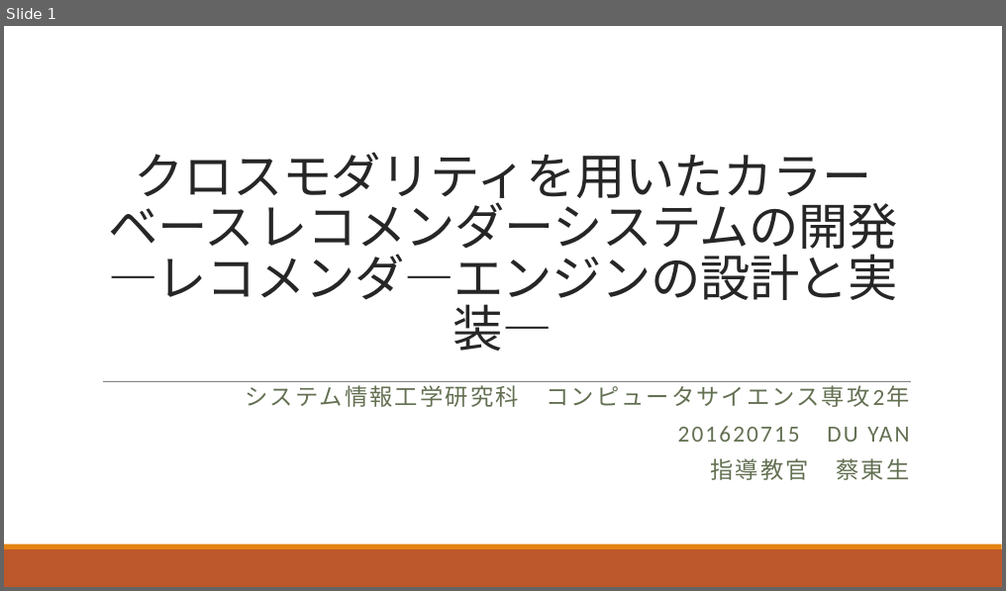
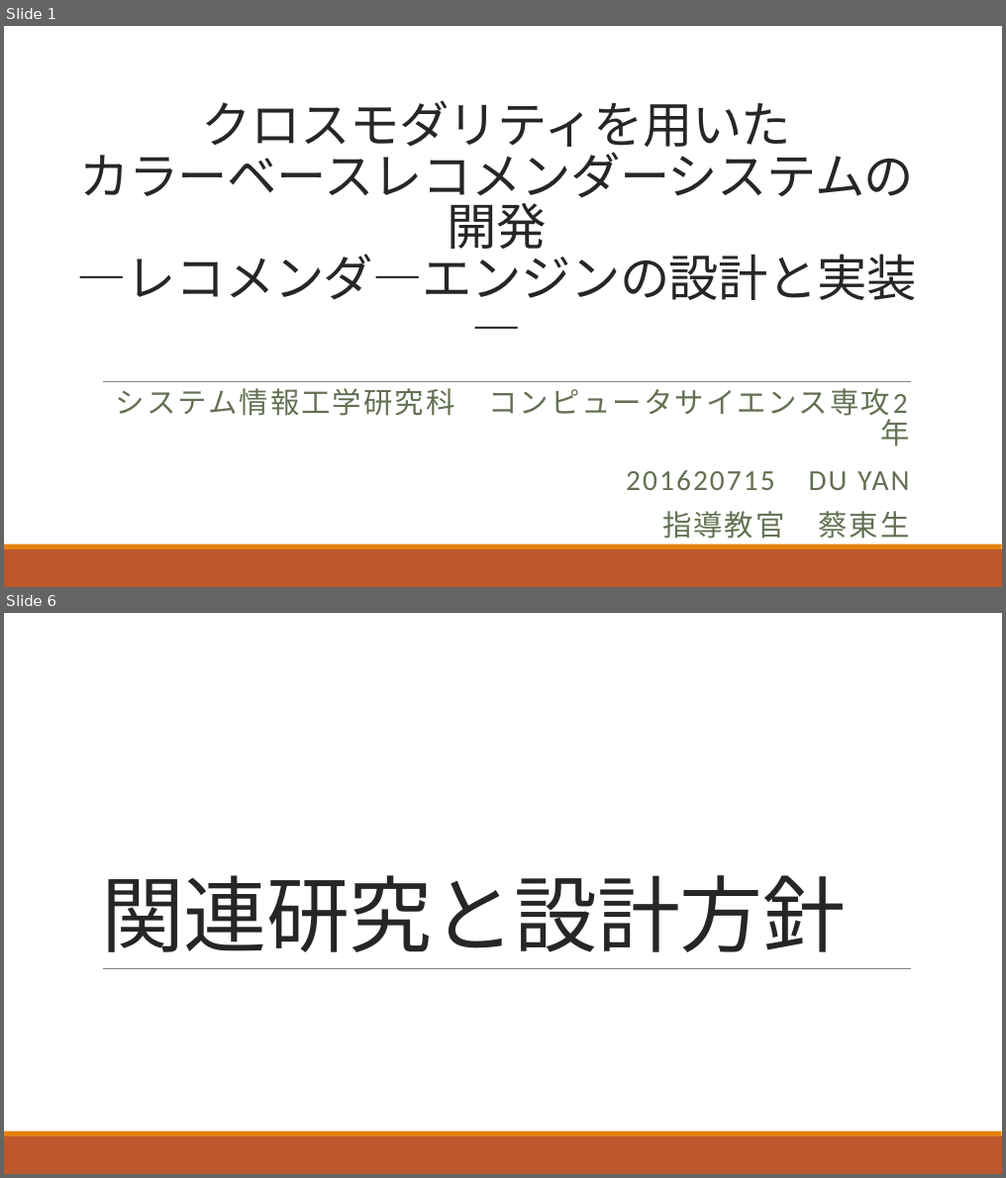
Before and after one commit to we333/m2_paper, a slide deck: 提交材料/プレゼンテーション.pptx. Shown one above the other, each under a label of ours: slide 1 before the commit, slides 1 and 6 after it; the slides between them are not shown. The pictures are 1006x591 and 1006x1178 pixels, drawn with LibreOffice and Linux fonts; fonts in the diff are those of the drawing. Boxes give left, top, right and bottom in pixels: in the first picture for what was removed or moved away, otherwise in the second. Text is boxed around its words. In the diff, an @@ line names an element or a change of style, - is before the commit and + after.

```diff
--- a/提交材料/プレゼンテーション.pptx
+++ b/提交材料/プレゼンテーション.pptx
@@ slide 6 added at bbox=[4, 613, 1002, 1174], background #FFFFFF; not listed: 3 template elements that a slide beside it also shows @@
@@ title added at bbox=[101, 875, 846, 953], 80 pt, text #262626 @@
+関連研究と設計方針
@@ slide 1 changed as well @@
@@ title at bbox=[77, 100, 917, 300]: spaces changed @@
-クロスモダリティを用いたカラーベース レコメンダーシステムの開発
-―レコメンダ―エンジンの設計と実装―
+クロスモダリティを用いた
+カラーベースレコメンダーシステムの開発
+―レコメンダ―エンジンの設計と実装―
@@ subtitle "システム情報工学研究科 コンピュータサイエンス専攻2年" at bbox=[116, 388, 909, 545]: size 22.2 to 28 pt; line spacing 0.8 to 0.9 @@
```
Also in this commit, not shown: 37 other slides added, 1 slide removed, 2 other files.
